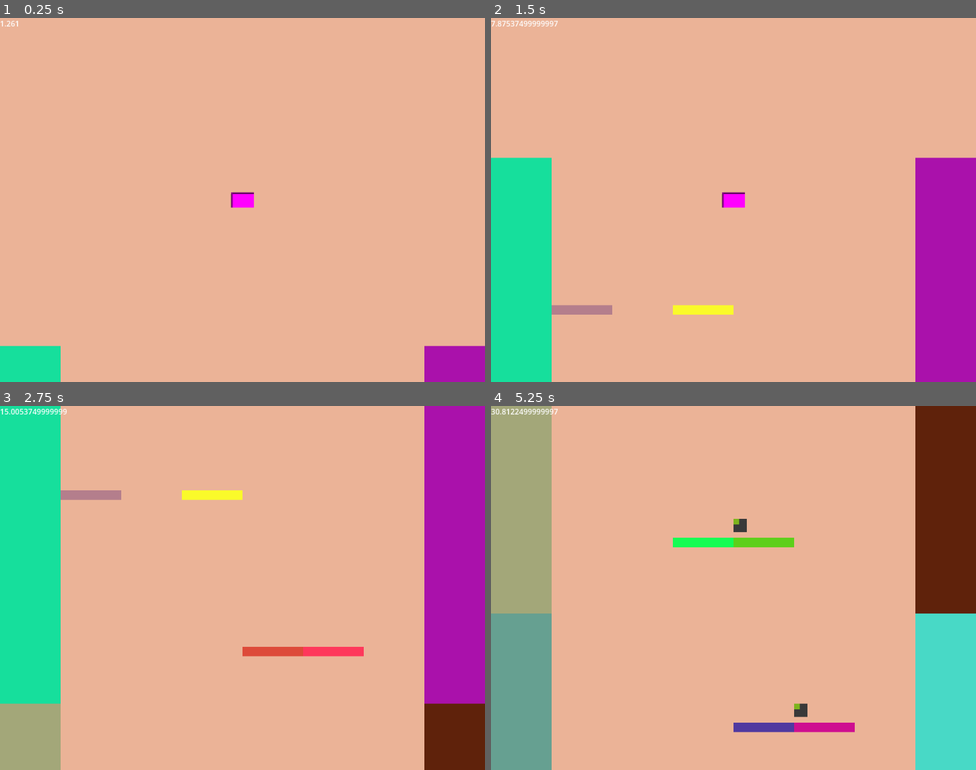
Above: before the commit, frames 1-4 (two rows, left to right).
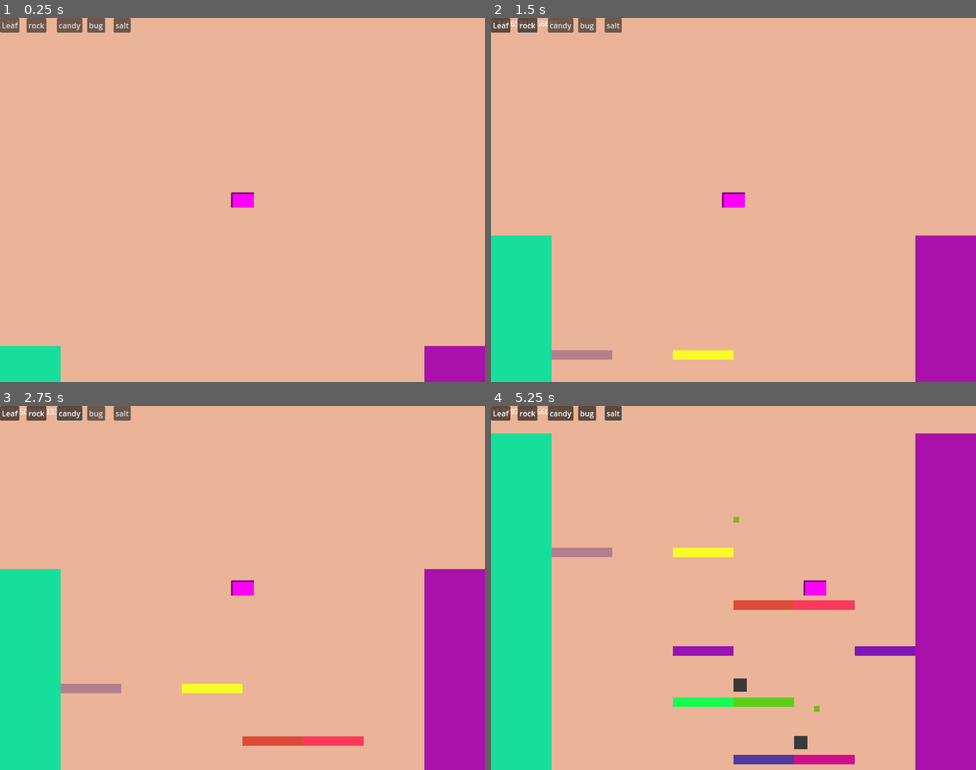
Above: after the commit, the same moments.

Repository: xepewout/momma-im-home
Game: Godot game, scene res://main.tscn
The game is run twice, just before and just after one commit, with the same random seed, the same clock (stepped at 60 frames per second) and the same inputs.
Inputs (mouse positions are in pixels of both pictures, inside the frame that each line leads up to):
- Up to frame 1 (0.25 s): no input
- Up to frame 2 (1.5 s): click (500, 25) at 0.5 s, where only the run after the commit has a clickable "Leaf"; click (529, 25) at 1.25 s, where only the run after the commit has a clickable "rock"
- Up to frame 3 (2.75 s): click (67, 413) at 2 s, where only the run after the commit has a clickable "candy"
- Up to frame 4 (5.25 s): click (588, 413) at 2.75 s, where only the run after the commit has a clickable "bug"; click (612, 413) at 3.5 s, where only the run after the commit has a clickable "salt"; hold D (MOVE_RIGHT) 4.28-5.03 s; hold A (MOVE_LEFT) from 5.03 s (still down)

The runs differ from the first frame. In frame 1, 0.8% of the frame differs, in the area x 0-27%, y 0-4%; in frame 2, 7.6%; in frame 3, 19%; in frame 4, 31%, in the area x 0-100%, y 0-100%.
Error after the commit: Invalid call. Nonexistent function 'changeGameType' in base 'Node2D (main.gd)'. (res://hud.gd:35)

Commit message:
Modis commit
-started to add game modifiers(spelling?)

Diff:
--- a/hud.gd
+++ b/hud.gd
@@ -11,3 +11,25 @@
 # Called every frame. 'delta' is the elapsed time since the previous frame.
 func _process(delta: float) -> void:
 	$DistanceLabel.text = (str($"..".distance))
+
+func _on_leaf_button_toggled(leafOn):
+	$"..".leaf = leafOn
+	print("leaf", leafOn)
+	$".."._changeGameType()
+
+
+func _on_rock_button_toggled(toggled_on: bool) -> void:
+	$"..".rock = toggled_on
+	$".."._changeGameType()
+
+func _on_bug_button_toggled(toggled_on: bool) -> void:
+	$"..".bug = toggled_on
+	$"..".changeGameType()
+
+func _on_salt_button_toggled(toggled_on: bool) -> void:
+	$"..".salt = toggled_on
+	$"..".changeGameType()
+
+func _on_candy_button_toggled(toggled_on: bool) -> void:
+	$"..".candy = toggled_on
+	$"..".changeGameType()
--- a/hud.tscn
+++ b/hud.tscn
@@ -15,3 +15,43 @@
 [node name="DistanceLabel" type="Label" parent="."]
 offset_right = 40.0
 offset_bottom = 23.0
+
+[node name="LeafButton" type="Button" parent="."]
+offset_right = 8.0
+offset_bottom = 8.0
+toggle_mode = true
+text = "Leaf"
+
+[node name="RockButton" type="Button" parent="."]
+offset_left = 56.0
+offset_right = 98.0
+offset_bottom = 31.0
+toggle_mode = true
+text = "rock"
+
+[node name="CandyButton" type="Button" parent="."]
+offset_left = 120.0
+offset_right = 174.0
+offset_bottom = 31.0
+toggle_mode = true
+text = "candy"
+
+[node name="BugButton" type="Button" parent="."]
+offset_left = 184.0
+offset_right = 222.0
+offset_bottom = 31.0
+toggle_mode = true
+text = "bug"
+
+[node name="SaltButton" type="Button" parent="."]
+offset_left = 240.0
+offset_right = 276.0
+offset_bottom = 31.0
+toggle_mode = true
+text = "salt"
+
+[connection signal="toggled" from="LeafButton" to="." method="_on_leaf_button_toggled"]
+[connection signal="toggled" from="RockButton" to="." method="_on_rock_button_toggled"]
+[connection signal="toggled" from="CandyButton" to="." method="_on_candy_button_toggled"]
+[connection signal="toggled" from="BugButton" to="." method="_on_bug_button_toggled"]
+[connection signal="toggled" from="SaltButton" to="." method="_on_salt_button_toggled"]
--- a/main.gd
+++ b/main.gd
@@ -12,6 +12,11 @@
 var accel = .33
 var max_speed = 12
 var distance = 0
+var leaf = false
+var rock = false
+var candy = false
+var bug = false
+var salt = false
 
 
 # Called when the node enters the scene tree for the first time.
@@ -34,6 +39,19 @@
 		$ObstacleTimer.paused = true
 	print(Global.game_speed)
 	distance += delta * Global.game_speed
+	print(leaf)
+
+func _changeGameType():
+	if leaf:
+		_changeGameSpeed(.5)
+		accel = .2
+	elif rock:
+		_changeGameSpeed(2)
+		accel = .4
+		max_speed = 15
+
+func _changeGameSpeed(multi: float):
+	Global.game_speed = Global.game_speed * multi
 
 func _spawnWall(wallPos: Vector2):
 	var wall = WALL.instantiate()
@@ -61,17 +79,14 @@
 		secondToLastPlatform = lastPlatform
 	lastPlatform = platform
 
-
 func _spawnSpider():
 	var spider = SPIDER.instantiate()
 	add_child(spider)
 	spider.position = lastPlatform.position + Vector2(0,48)
 	spider._shootWeb(secondToLastPlatform.position - spider.position)
 
-
 func _on_wall_spawn_area_exited(area: Area2D) -> void:
 	area.queue_free()
-
 
 func _on_obstacle_timer_timeout() -> void:
 	$ObstacleTimer.wait_time = $ObstacleTimer.wait_time
--- a/player.gd
+++ b/player.gd
@@ -25,7 +25,6 @@
 
 	move_and_slide()
 
-
 func _on_enemy_detection_area_entered(area: Area2D) -> void:
 	if area.is_in_group("enemy"):
 		playerHealth -= 1
@@ -34,7 +33,6 @@
 		dead.emit()
 		self.queue_free()
 
-
 func _applyWind(direction: float):
 	wind = true
 	windDirection = direction/(abs(direction)/2)
